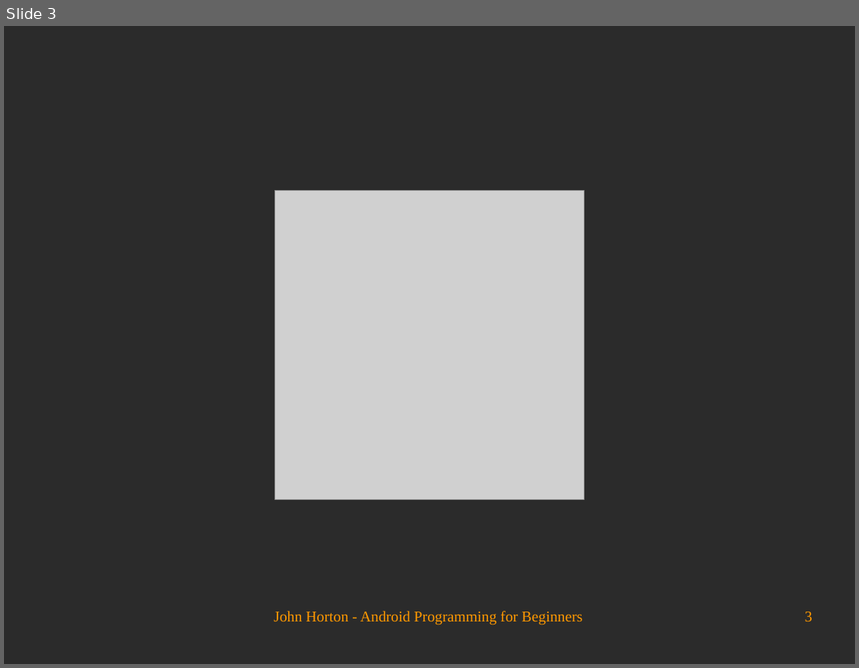
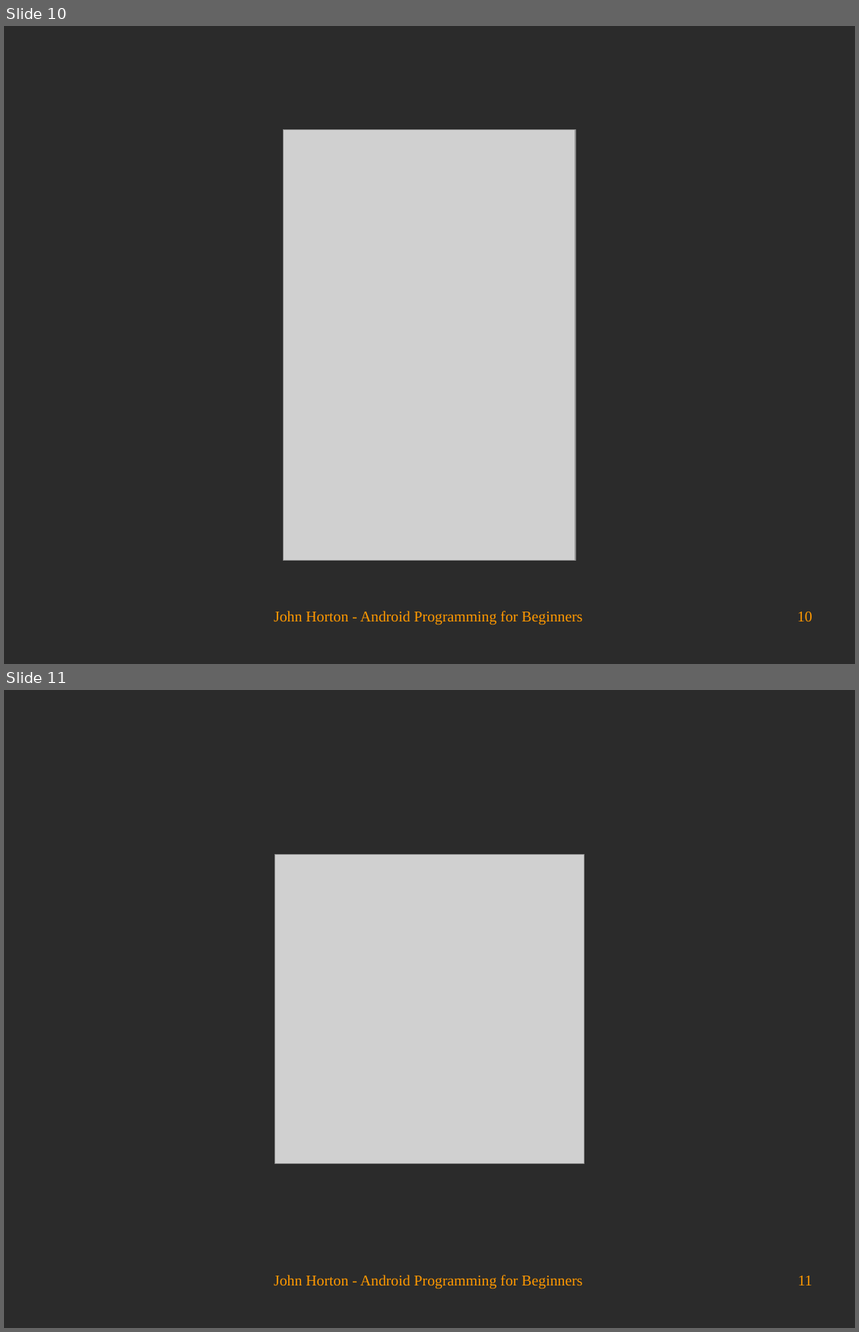
Before and after one commit to Academy-Soft-Intellect/Android-Programming-for-Beginners, a slide deck: 04_Designing_Layouts.odp. Shown one above the other, each under a label of ours: slide 3 before the commit, slides 10 and 11 after it. The pictures are 859x668 and 859x1332 pixels, drawn with LibreOffice and Linux fonts; fonts in the diff are those of the drawing; grey boxes stand for pictures; background and template pictures are left out; a plain dark background stands for a picture behind light text. Boxes give left, top, right and bottom in pixels: in the first picture for what was removed or moved away, otherwise in the second. Text is boxed around its words. In the diff, an @@ line names an element or a change of style, - is before the commit and + after.

```diff
--- a/04_Designing_Layouts.odp
+++ b/04_Designing_Layouts.odp
@@ slide 10 added at (x1=4, y1=26, x2=855, y2=664), background picture (left out) @@
@@ picture added at (x1=284, y1=129, x2=576, y2=560) @@
@@ text added at (x1=274, y1=611, x2=582, y2=626), 14 pt, text #FF9900 @@
+John Horton - Android Programming for Beginners
@@ page number added at (x1=797, y1=612, x2=813, y2=622), 14 pt, text #FF9900 @@
+10
@@ what was slide 3 is now slide 11 @@
@@ page number at (x1=798, y1=1276, x2=813, y2=1286): text changed @@
-3
+11
```
Also in this commit, not shown: 2 slides changed, 7 other slides added.
